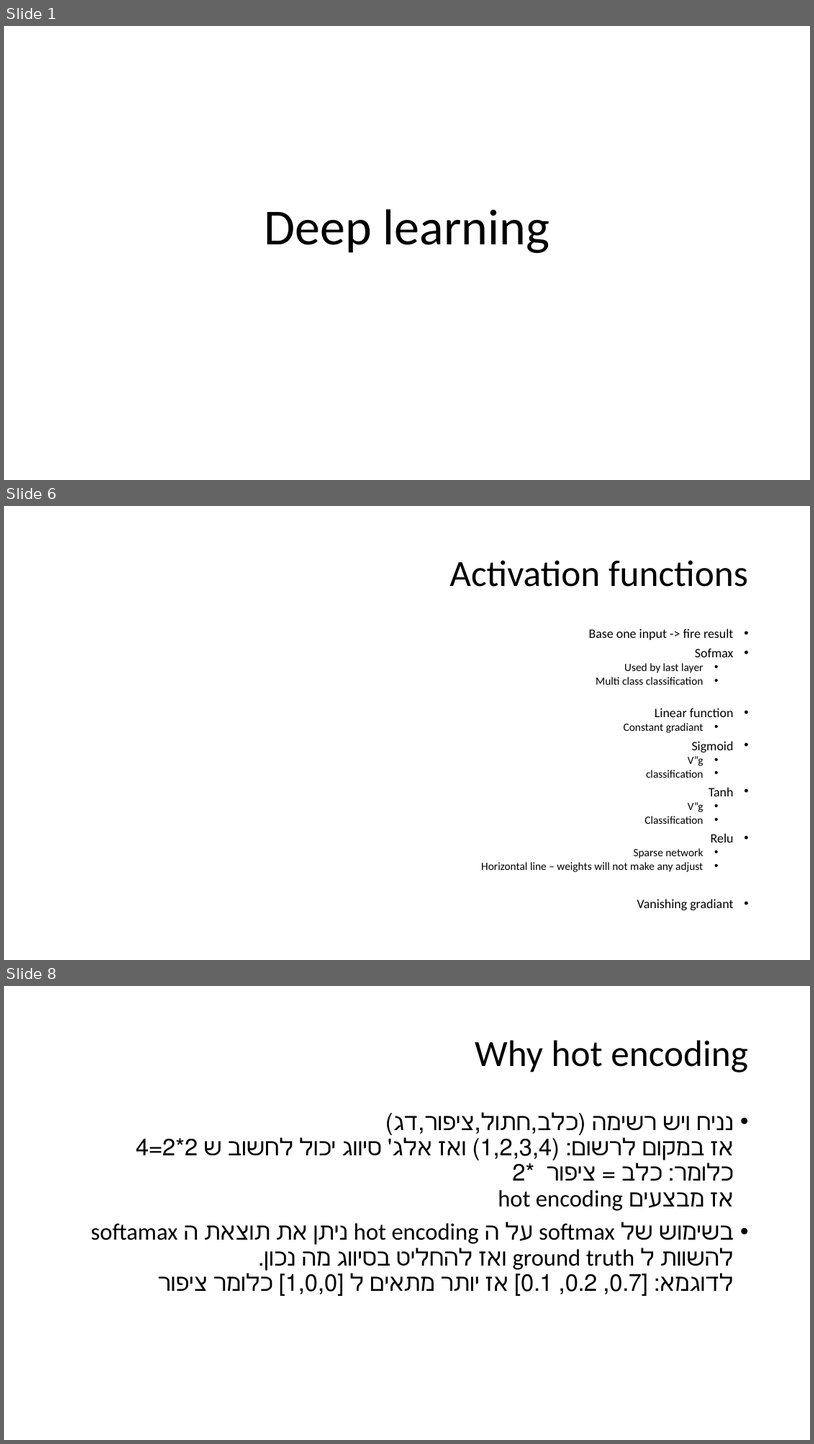
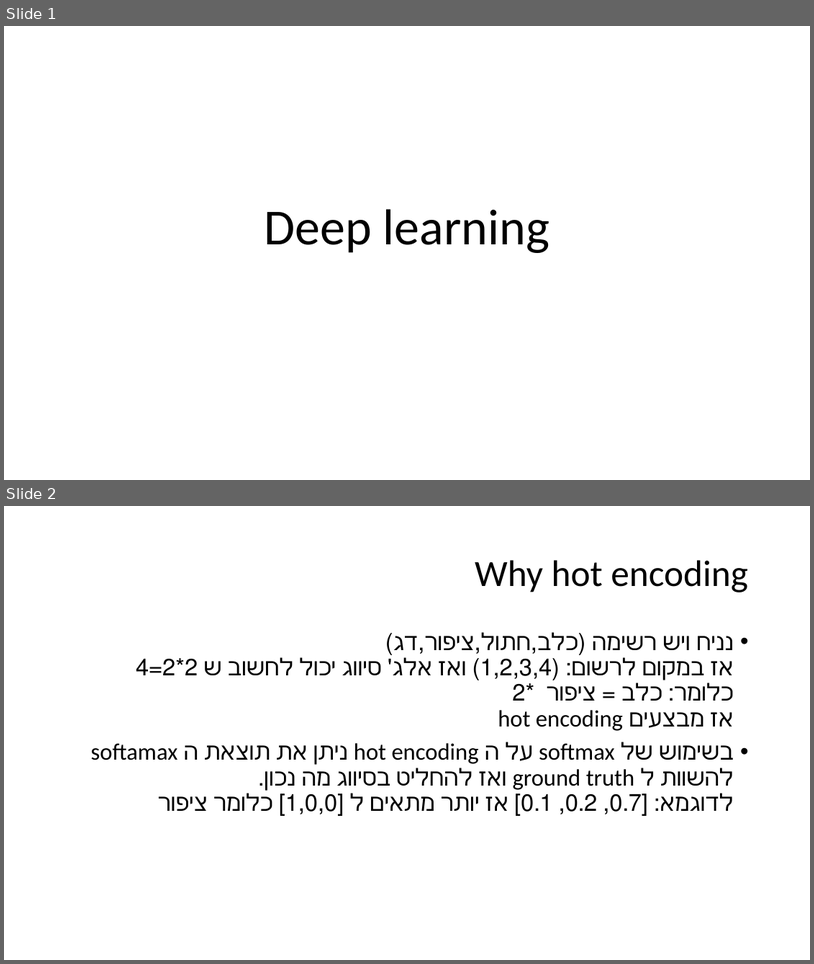
Before and after one commit to amitliron/FeatureSelecion, a slide deck: Presentation/Deep learning.pptx. Shown one above the other, each under a label of ours: slides 1, 6 and 8 before the commit, slides 1 and 2 after it; the slides between them are not shown. The pictures are 814x1444 and 814x964 pixels, drawn with LibreOffice and Linux fonts; fonts in the diff are those of the drawing. Boxes give left, top, right and bottom in pixels: in the first picture for what was removed or moved away, otherwise in the second. Text is boxed around its words. In the diff, an @@ line names an element or a change of style, - is before the commit and + after.

```diff
--- a/Presentation/Deep learning.pptx
+++ b/Presentation/Deep learning.pptx
@@ slide 6 removed at [4,506,810,960], background #FFFFFF @@
@@ title removed at [450,560,748,587] @@
-Activation functions
@@ text removed at [481,628,734,910] @@
-• Base one input -> fire result
-• Sofmax
-  • Used by last layer
-  • Multi class classification
-• Linear function
-  • Constant gradiant
-• Sigmoid
-  • V”g
-  • classification
-• Tanh
-  • V”g
-  • Classification
-• Relu
-  • Sparse network
-  • Horizontal line – weights will not make any adjust
-• Vanishing gradiant
@@ what was slide 8 is now slide 2 @@
```
Also in this commit, not shown: 3 slides changed, 3 slides added, 10 other slides removed, 1 other file.
